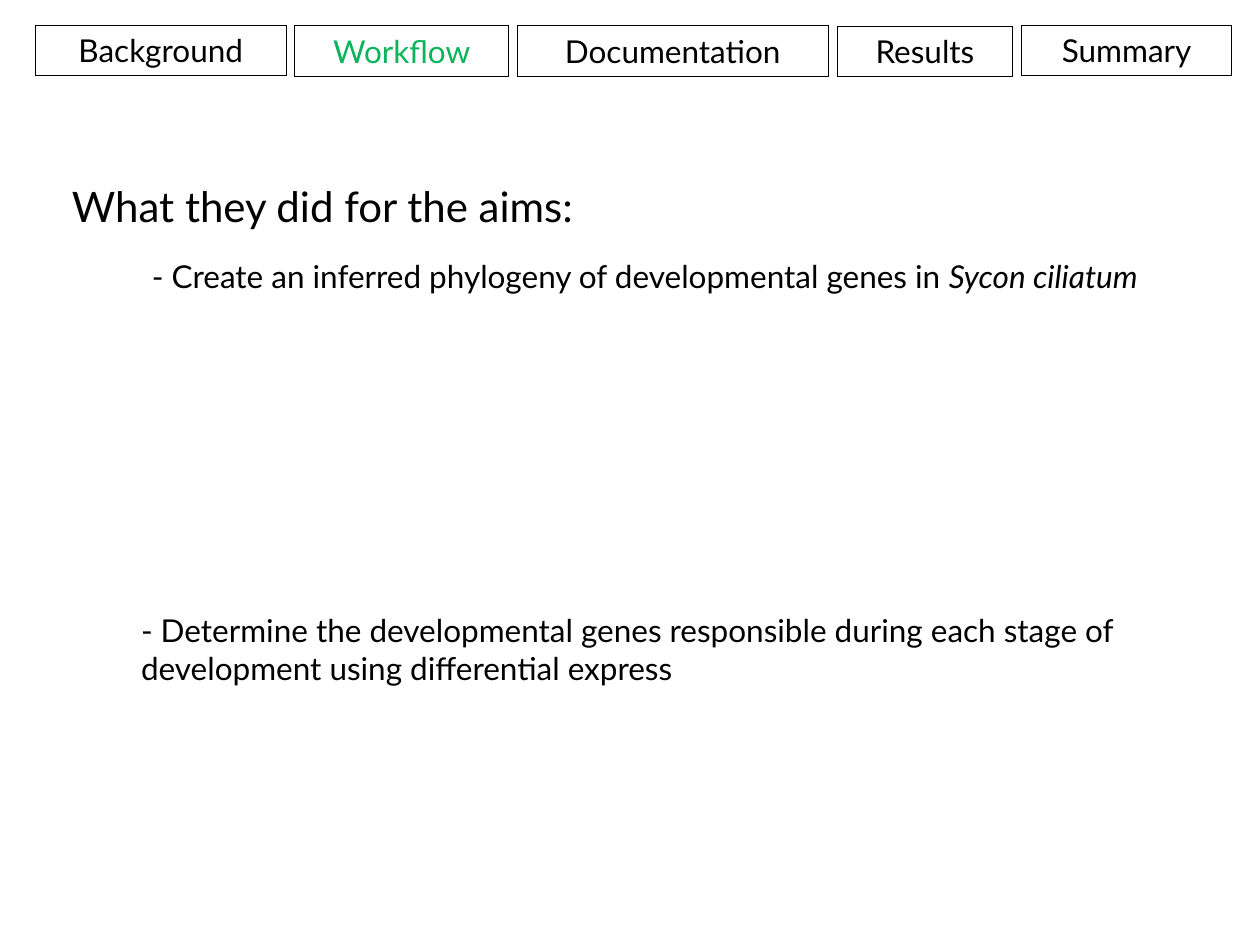
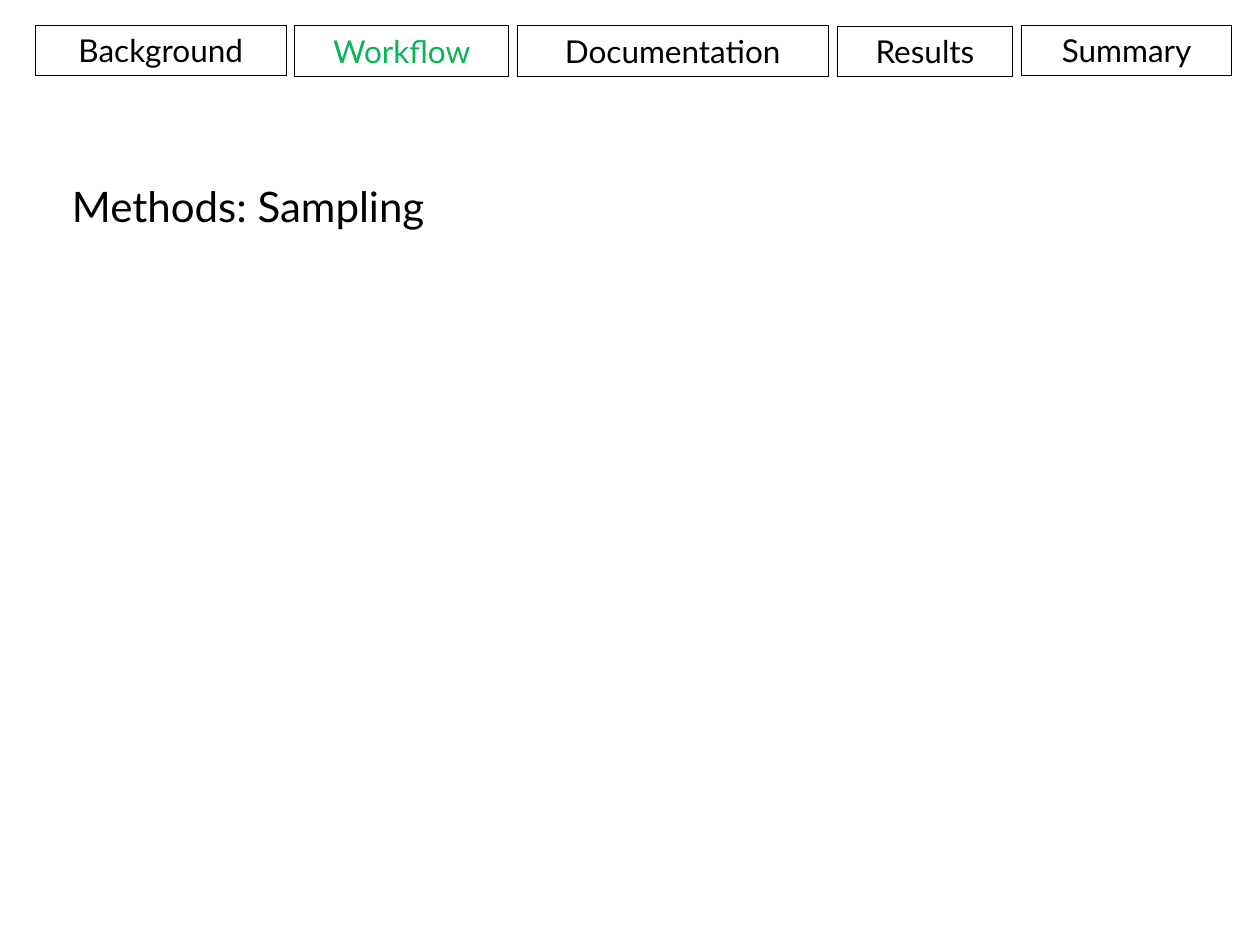
Before and after one commit to aweeger/BCB546X_FinalGroup, a slide deck: slide 13 of Presentation.pptx. Drawn at 1260x945 pixels with LibreOffice and Linux fonts; fonts in the diff are those of the drawing. Boxes give left, top, right and bottom in pixels: in the first picture for what was removed or moved away, otherwise in the second. Text is boxed around its words. In the diff, an @@ line names an element or a change of style, - is before the commit and + after.

Commit message:
EG update ppt

```diff
--- a/Presentation.pptx
+++ b/Presentation.pptx
@@ text at <box>72,191,425,230</box>: text changed @@
-What they did for the aims:
+Methods: Sampling
@@ text removed at <box>172,264,1138,294</box> @@
-- Create an inferred phylogeny of developmental genes in Sycon ciliatum
@@ text removed at <box>141,618,1114,686</box> @@
-- Determine the developmental genes responsible during each stage of development using differential express
```
Also in this commit, not shown: 3 other slides changed, 14 slides added, 1 slide removed.
